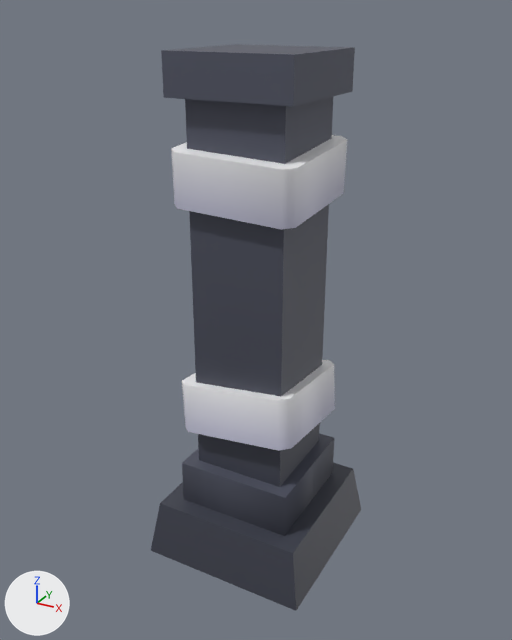
One commit to the FBX model Assets/3D Assets/kenney_graveyard-kit/column-large.fbx: the scene before it, then after it.
Both versions are drawn from a 50 mm lens placed at (0.661, -1.222, 1.168), pointed at (-0.008, -0.007, 0.56). Every picture has the same lights, and +X, +Y and +Z are marked at lower left. Where no turn or scale is listed for an object, it has been applied to the vertices.

The first picture shows 'column_large'.
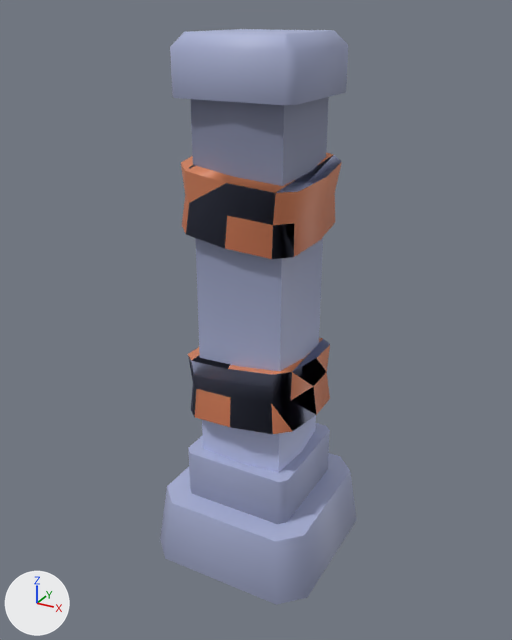
The change, as a list of edits to the scene's bpy script:
```text
Change me_scene:
    used by ob_column_large; location = (0.0, 0.0, 0.0)
    remove me_scene.from_pydata(...)  # 68 vertices, 110 faces; spans x -0.19..0.19, y -0.19..0.19, z 0.0..1.1
    add me_scene.from_pydata(...)  # 144 vertices, 258 faces; spans x -0.195..0.195, y -0.195..0.195, z 0.0..1.13
    me_scene part 1: the loose piece of 16 vertices spanning x -0.13..0.13, y -0.13..0.13, z 0.23..1.1 is rebuilt with 16 vertices and now spans x -0.105..0.105, y -0.105..0.106, z 0.26..1.02
    me_scene part 2: the loose piece of 16 vertices spanning x -0.137..0.137, y -0.136..0.136, z 0.297..0.454 is rebuilt with 36 vertices and now spans x -0.14..0.14, y -0.141..0.141, z 0.338..0.505
    me_scene part 3: the loose piece of 16 vertices spanning x -0.134..0.134, y -0.135..0.135, z 0.807..0.944 is rebuilt with 36 vertices and now spans x -0.141..0.141, y -0.141..0.141, z 0.745..0.919
    me_scene part 4: the loose piece of 12 vertices spanning x -0.13..0.13, y -0.13..0.13, z 0.13..0.23 is rebuilt with 16 vertices and now spans x -0.125..0.125, y -0.125..0.126, z 0.15..0.26
    me_scene part 5: the loose piece of 8 vertices spanning x -0.19..0.19, y -0.19..0.19, z 0.0..0.13 is rebuilt with 16 vertices and now spans x -0.195..0.195, y -0.195..0.195, z 0.0..0.15
    me_scene part 6: a new loose piece of 24 vertices spanning x -0.125..0.125, y -0.125..0.126, z 1.02..1.13, in mat_colormap (picture img_colormap_png)
```

Changed parts and their boxes [x1, y1, x2, y2] in the pictures (512 x 640 px):
'column_large', reshaped (6% narrower): before [151, 44, 361, 611]; after [160, 29, 357, 605]
part 1 of me_scene, rebuilt (29% narrower, 15% shorter): before [161, 44, 355, 487]; after [191, 97, 329, 473]
part 2 of me_scene, rebuilt (7% narrower): before [182, 360, 335, 451]; after [188, 338, 330, 434]
part 3 of me_scene, rebuilt (8% narrower, 13% taller): before [171, 135, 347, 229]; after [181, 153, 342, 259]
part 4 of me_scene, rebuilt (7% narrower): before [182, 433, 334, 536]; after [188, 423, 330, 524]
part 5 of me_scene, rebuilt (6% narrower): before [151, 463, 361, 611]; after [160, 453, 357, 605]
part 6 of me_scene, added (blue): after [170, 29, 348, 105]
